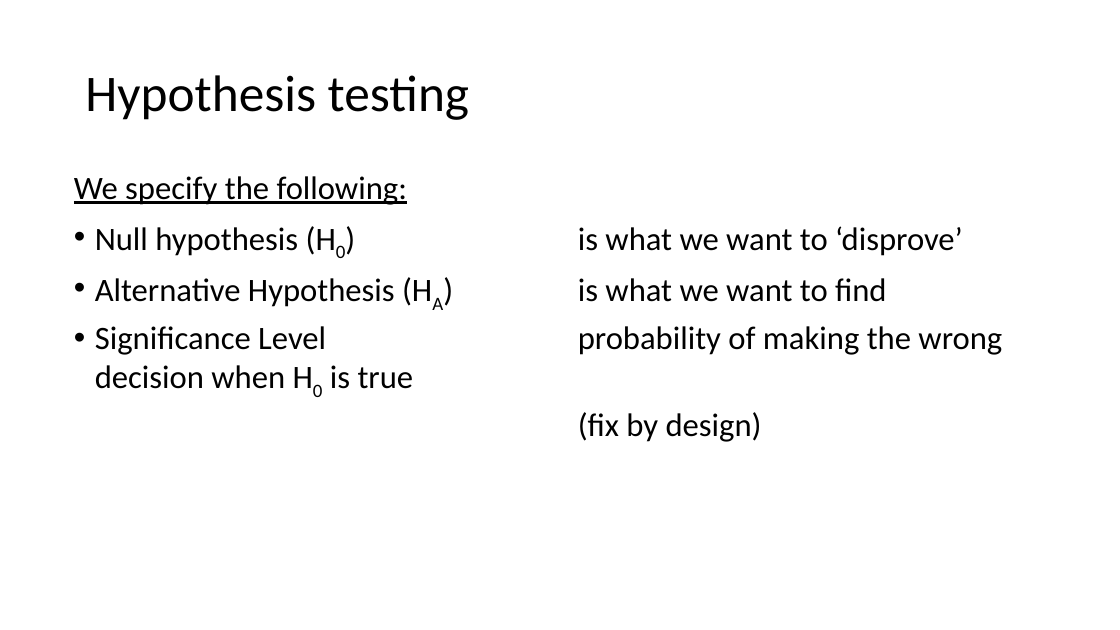
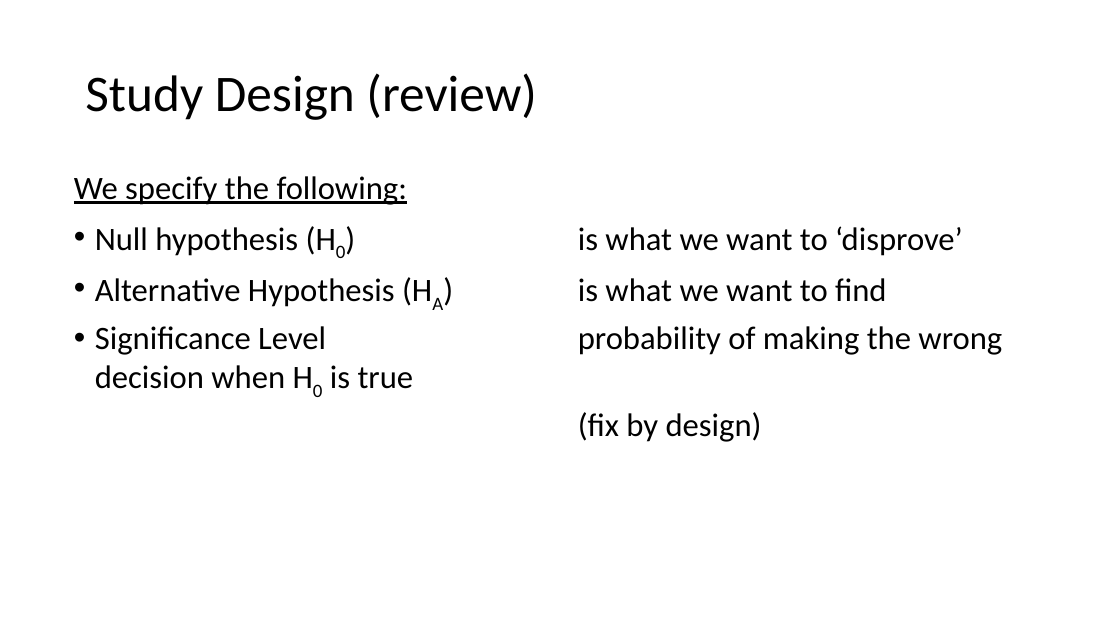
Before and after one commit to USCbiostats/LAsBEST, a slide deck: slide 7 of google-drive/week02/2Tues/1_lasbest-hypothesis-testing.pptx. Drawn at 1120x630 pixels with LibreOffice and Linux fonts; fonts in the diff are those of the drawing; background and template pictures are left out. Boxes give left, top, right and bottom in pixels: in the first picture for what was removed or moved away, otherwise in the second. Text is boxed around its words. In the diff, an @@ line names an element or a change of style, - is before the commit and + after.

```diff
--- a/google-drive/week02/2Tues/1_lasbest-hypothesis-testing.pptx
+++ b/google-drive/week02/2Tues/1_lasbest-hypothesis-testing.pptx
@@ title at [85,73,537,120]: text changed @@
-Hypothesis testing
+Study Design (review)
```
Also in this commit, not shown: 1 other slide changed.
